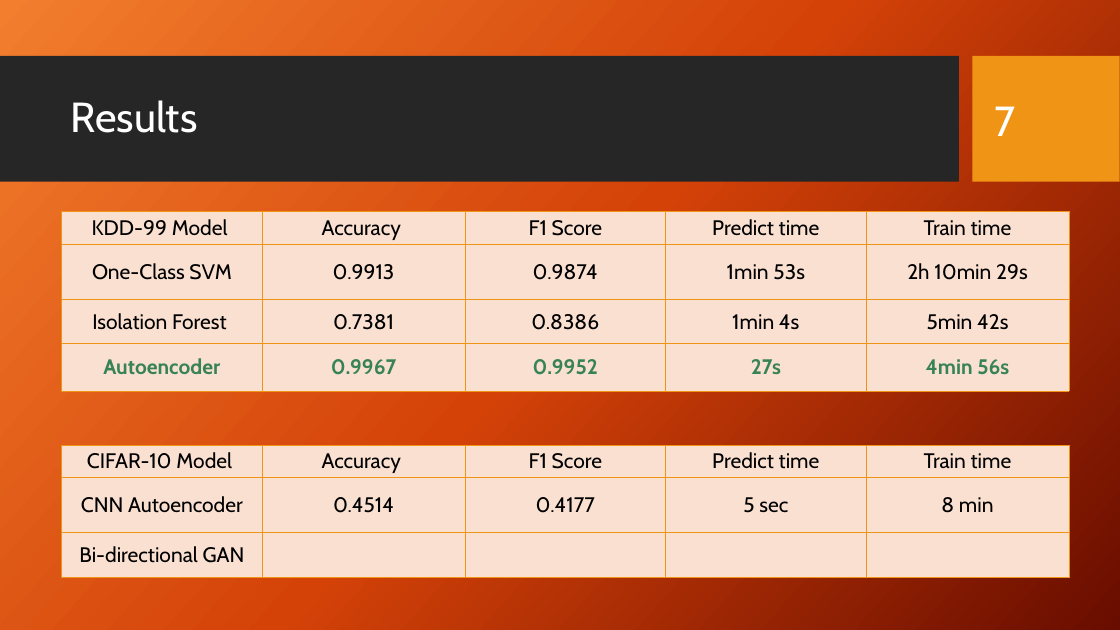
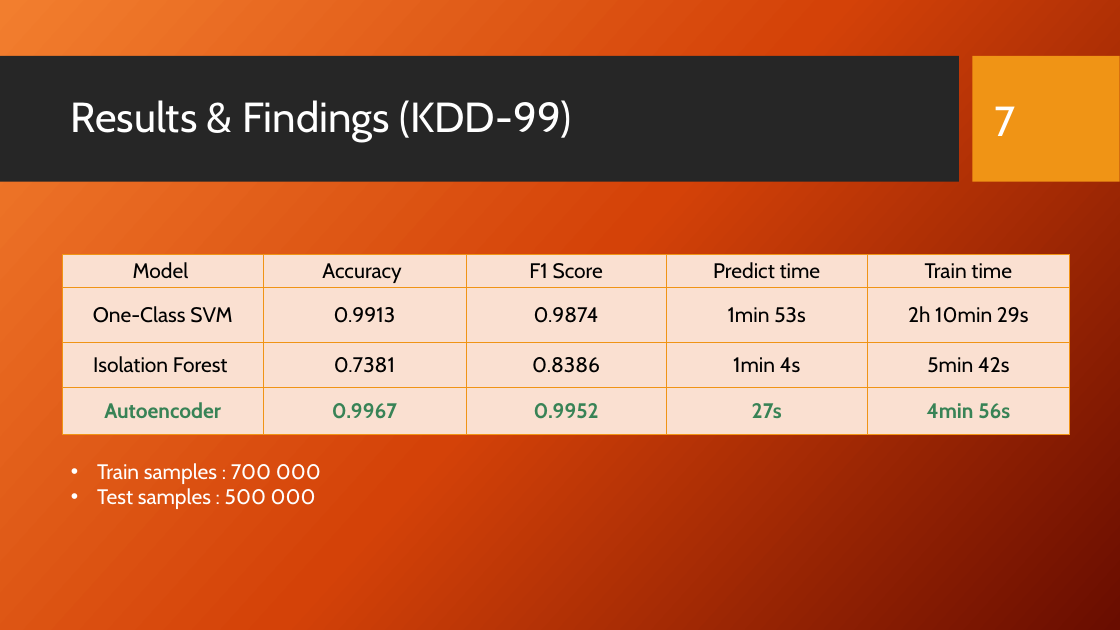
Before and after one commit to Gci04/AnomalyDetectionAMLProject, a slide deck: slide 7 of AD_presentation.pptx. Drawn at 1120x630 pixels with LibreOffice and Linux fonts; fonts in the diff are those of the drawing; background and template pictures are left out. Boxes give left, top, right and bottom in pixels: in the first picture for what was removed or moved away, otherwise in the second. Text is boxed around its words. In the diff, an @@ line names an element or a change of style, - is before the commit and + after.

```diff
--- a/AD_presentation.pptx
+++ b/AD_presentation.pptx
@@ title at box(71, 100, 571, 142): text changed @@
-Results
+Results & Findings (KDD-99)
@@ table at box(62, 255, 1071, 434) @@
-row 1, column 1: KDD-99 Model
+row 1, column 1: Model
@@ table: place and size @@
-table at box(61, 212, 1070, 392)
+table at box(62, 255, 1071, 434)
@@ table removed at box(61, 445, 1070, 578), 3 rows, 5 columns @@
-CIFAR-10 Model | Accuracy | F1 Score | Predict time | Train time
-CNN Autoencoder | 0.4514 | 0.4177 | 5 sec | 8 min
-Bi-directional GAN |  |  |  | 
@@ text added at box(97, 463, 321, 509), 18 pt, text #FFFFFF @@
+• Train samples : 700 000
+• Test samples : 500 000
```
Also in this commit, not shown: 5 other slides changed, 2 slides added, 1 slide removed, 1 other file.
